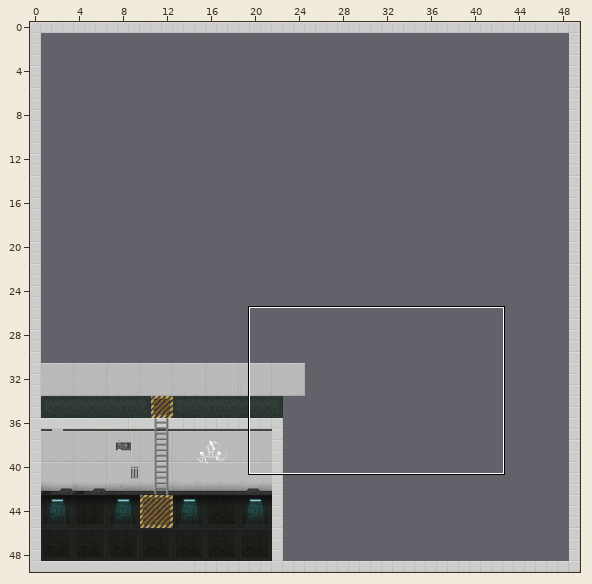
An edit to a level. Tiled map (JSON), map/main.json. Above: a wide view before the commit, with the close-up outlined.
Close-up. Before the edit:
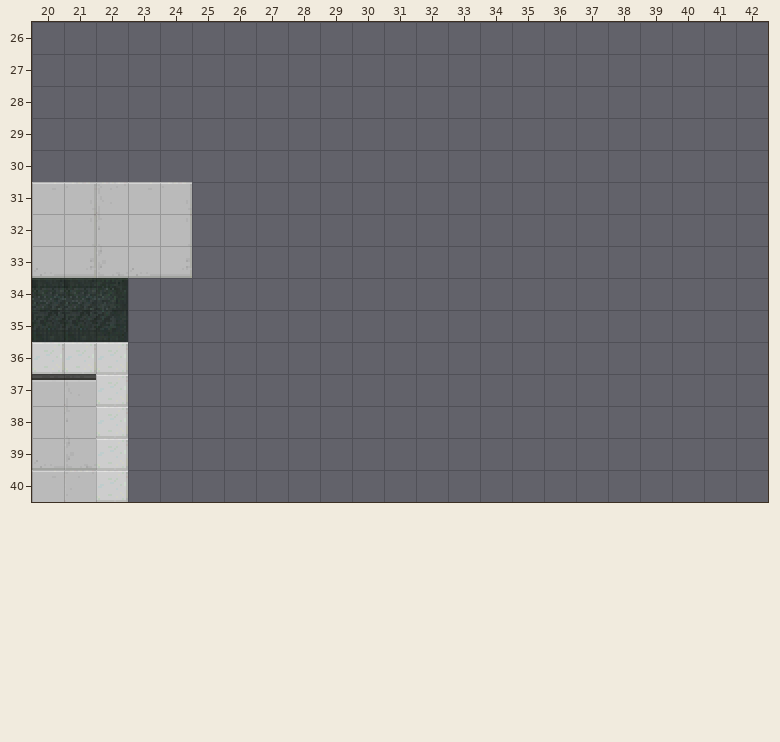
Cells are 32x32 px. Shown: x 20..42, y 26..40. The commit also changed other parts of the map, which this record leaves out.
The result:
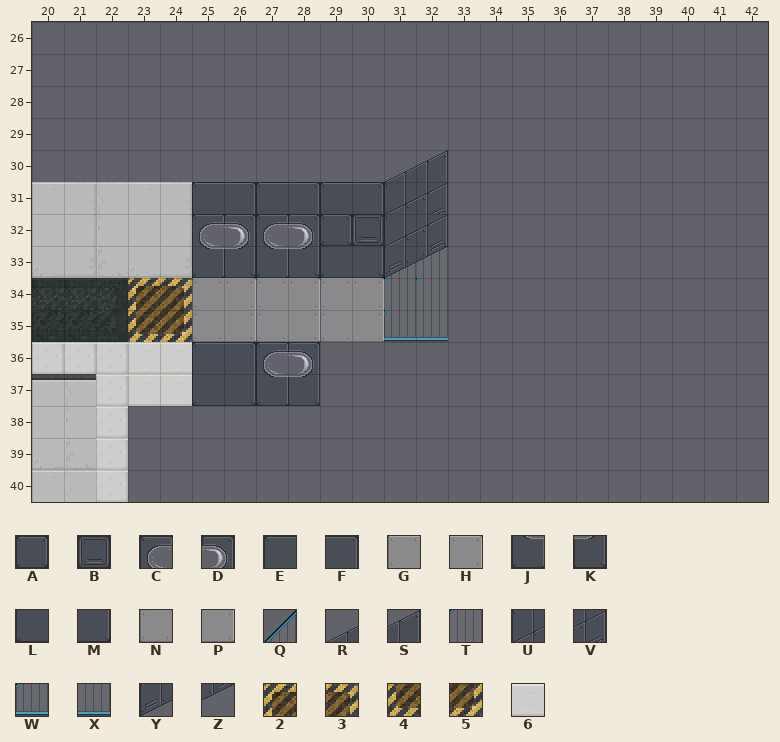
Key: from "rc3-mullana-floor-wall": A 0, B 1, C 10, D 11, E 12, F 13, G 22, H 23, J 26, K 27, L 28, M 29, N 38, P 39, Q 47, R 52, S 53, T 63, U 68, V 69, W 78, X 79, Y 84, Z 85; from "scifi": 2 145, 3 146, 4 180, 5 181, 6 210.
_ is an empty cell.
Tiles of an added or newly shown layer are drawn over the layers below it.
Edits made:
{"where": "layer \"bottom\""}
{"y":31,"x":25,"old":"____","new":"EFEF"}
{"y":32,"x":25,"old":"____","new":"CDCD"}
{"y":33,"x":25,"old":"____","new":"JKJK"}
{"y":33,"x":31,"old":"__","new":"QT"}
{"y":34,"x":31,"old":"__","new":"TT"}
{"y":35,"x":31,"old":"__","new":"WX"}
{"y":36,"x":23,"old":"______","new":"66EFCD"}
{"y":37,"x":23,"old":"______","new":"66LMJK"}
{"where": "layer \"rockets\" (added)"}
{"y":34,"x":25,"old":"______","new":"GHGHGH"}
{"y":35,"x":25,"old":"______","new":"NPNPNP"}
{"where": "layer \"Walls\" (added)"}
{"y":30,"x":31,"old":"__","new":"RS"}
{"y":31,"x":29,"old":"____","new":"EFUV"}
{"y":32,"x":29,"old":"____","new":"ABUV"}
{"y":33,"x":29,"old":"____","new":"LMYZ"}
{"where": "layer \"exit\""}
{"y":34,"x":23,"old":"__","new":"23"}
{"y":35,"x":23,"old":"__","new":"45"}
